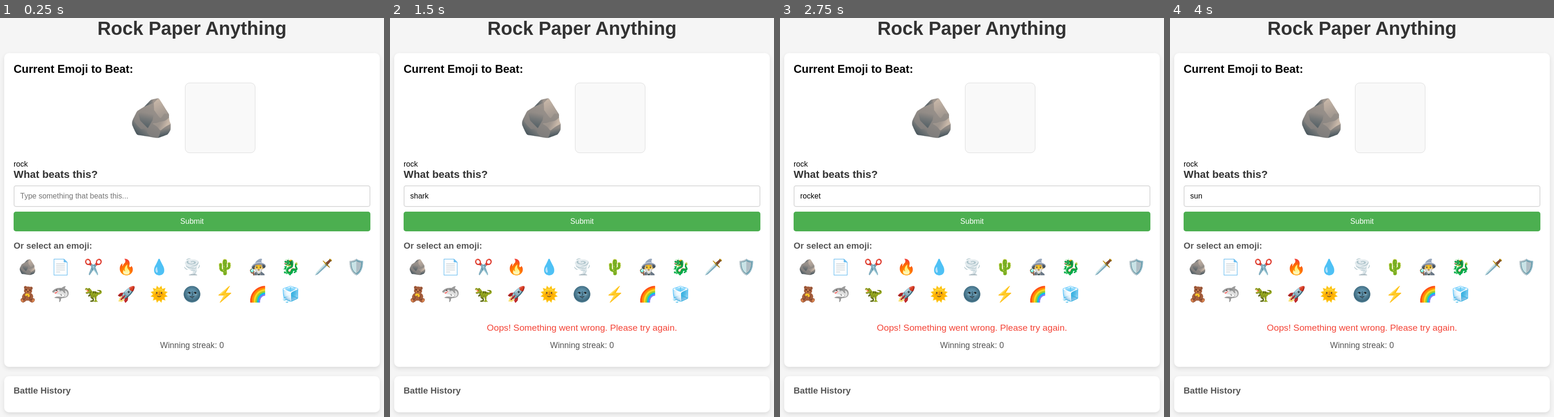
Above: before the commit, frames 1-4 (left to right).
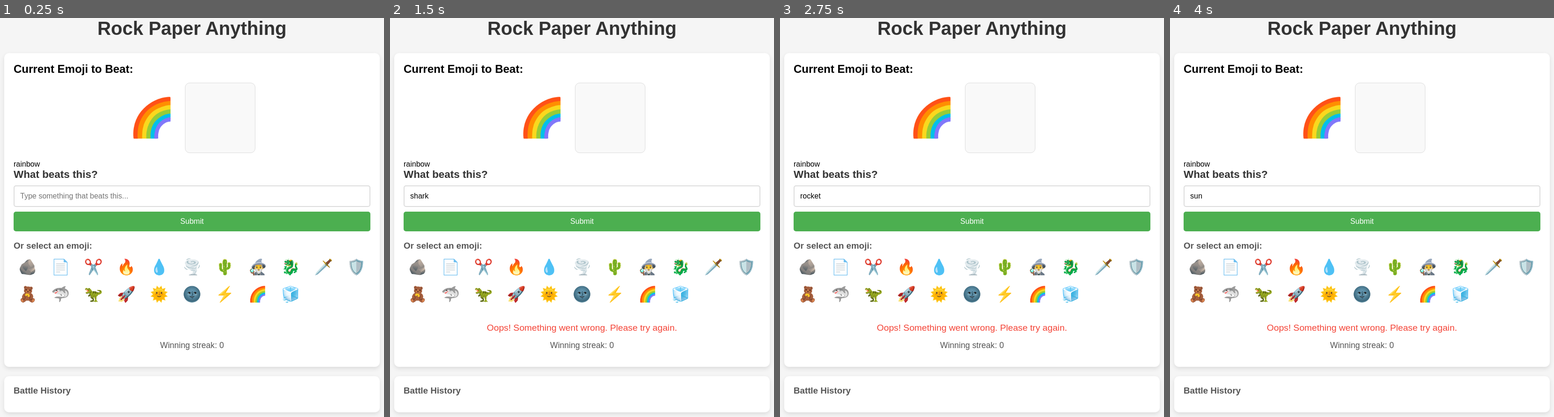
Above: after the commit, the same moments.

Repository: websimapi/websim-rock-paper-anything-9
Game: browser game, page index.html
Two runs of this game, one before a commit and one after it. Both use one fixed random seed, a clock stepped at 60 frames per second and the inputs below.
Inputs (mouse positions are in pixels of both pictures, inside the frame that each line leads up to):
- Up to frame 1 (0.25 s): no input
- Up to frame 2 (1.5 s): click (582, 197) at 0.27 s; type "Alex" at 0.27 s; click "Submit" at 0.52 s; click (451, 293) at 1.27 s
- Up to frame 3 (2.75 s): click (906, 293) at 1.87 s; click "Submit" at 2.47 s
- Up to frame 4 (4 s): click (1196, 265) at 3.07 s; click (1327, 293) at 3.67 s

The runs differ from the first frame. In frame 1, 0.9% of the frame differs, in the area x 4-45%, y 19-38%; in frame 2, 0.9%; in frame 3, 0.9%; in frame 4, 0.9%.

Commit message:
v3: the initial current emoji to beat is default to rock; please have it randomly select an emoji from teh current emoji list as a starting and generate the image for it; be sure image urls are stored in battle history and renders in that UI as well

Diff:
--- a/script.js
+++ b/script.js
@@ -24,7 +24,7 @@
     ];
 
     // Game state
-    let currentEmoji = emojis[0]; // Start with rock
+    let currentEmoji = emojis[Math.floor(Math.random() * emojis.length)]; // Randomly select initial emoji
     let winningStreak = 0;
     let conversationHistory = [];
 
